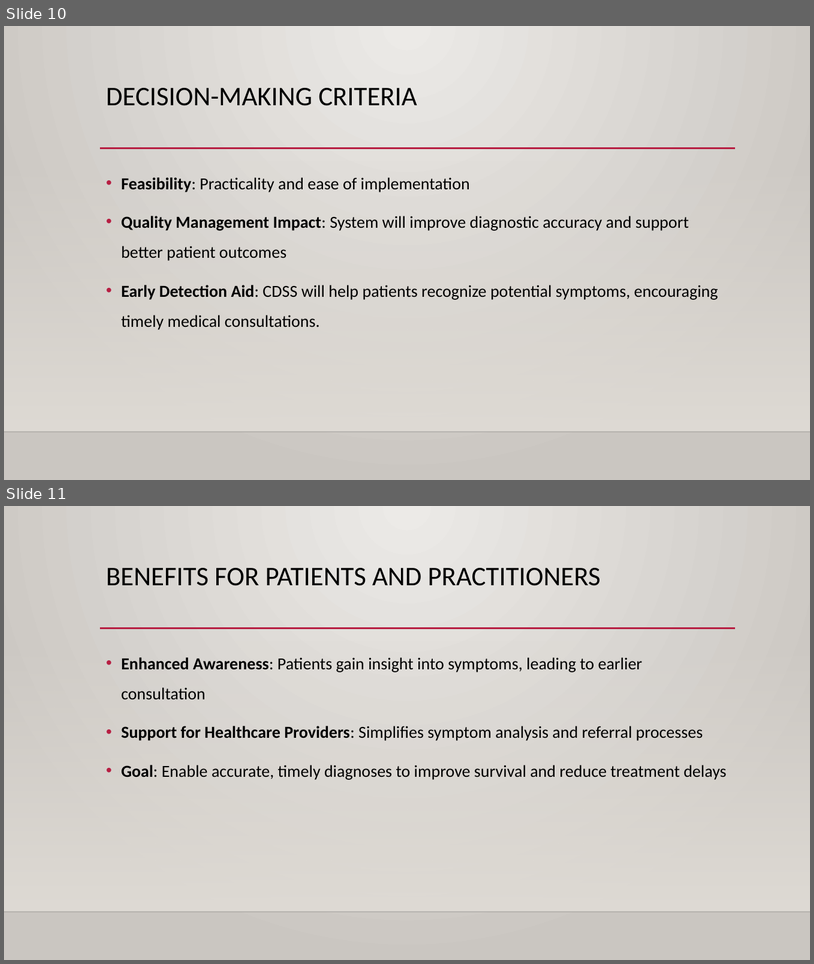
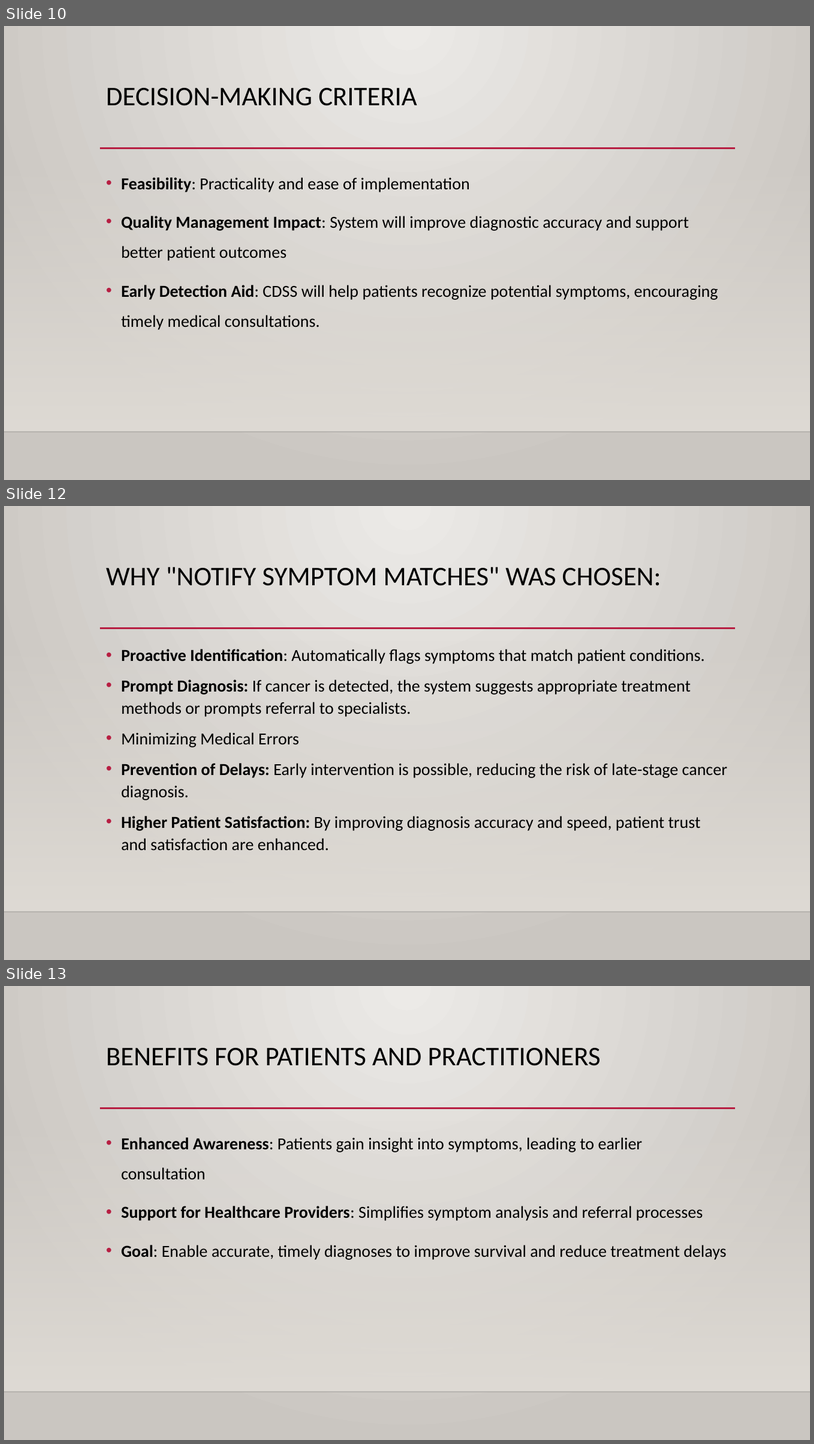
Before and after one commit to Wvrmhat/VMHC300_project, a slide deck: Presentation/QIP Presentation.pptx. Shown one above the other, each under a label of ours: slides 10 and 11 before the commit, slides 10, 12 and 13 after it; the slides between them are not shown. The pictures are 814x964 and 814x1444 pixels, drawn with LibreOffice and Linux fonts; fonts in the diff are those of the drawing; background and template pictures are left out. Boxes give left, top, right and bottom in pixels: in the first picture for what was removed or moved away, otherwise in the second. Text is boxed around its words. In the diff, an @@ line names an element or a change of style, - is before the commit and + after.

```diff
--- a/Presentation/QIP Presentation.pptx
+++ b/Presentation/QIP Presentation.pptx
@@ slide 12 added at [4, 506, 810, 960], background gradient #ECEAE7 to #CAC7C1; not listed: 3 template elements that a slide beside it also shows @@
@@ title added at [106, 567, 662, 586], 32 pt, text #000000 @@
+WHY "NOTIFY SYMPTOM MATCHES" WAS CHOSEN:
@@ text added at [121, 649, 728, 850], 20 pt, text #000000 @@
+• Proactive Identification: Automatically flags symptoms that match patient conditions.
+• Prompt Diagnosis: If cancer is detected, the system suggests appropriate treatment methods or prompts referral to specialists.
+• Minimizing Medical Errors
+• Prevention of Delays: Early intervention is possible, reducing the risk of late-stage cancer diagnosis.
+• Higher Patient Satisfaction: By improving diagnosis accuracy and speed, patient trust and satisfaction are enhanced.
@@ what was slide 11 is now slide 13 @@
```
Also in this commit, not shown: 1 other slide added.
